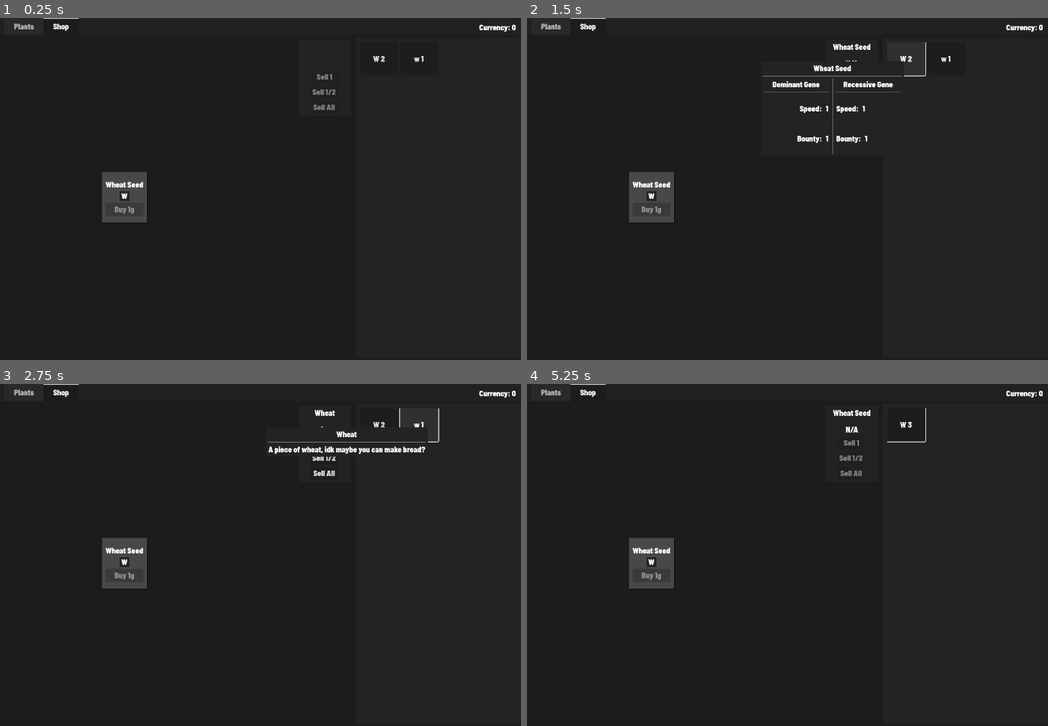
Above: before the commit, frames 1-4 (two rows, left to right).
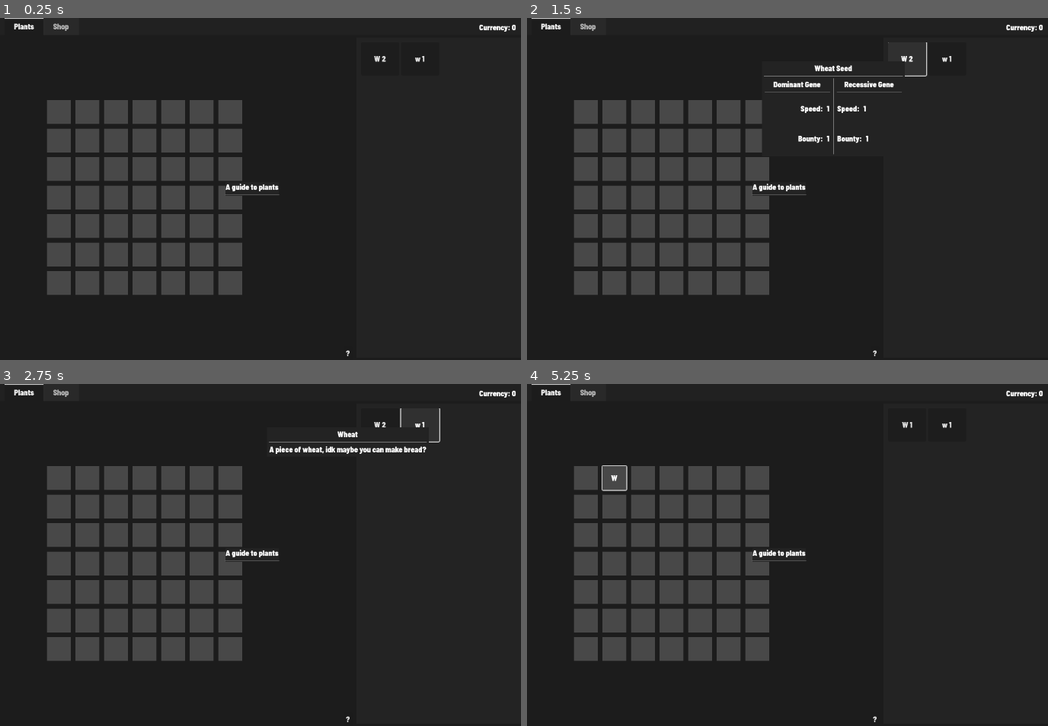
Above: after the commit, the same moments.

Repository: tylercchase/agricraft_godot
Game: Godot game, scene res://src/main.tscn
Same seed, same stepped clock (60 frames per second), same inputs: the game is played once before the commit and once after it. The engine's default icon, where the game draws it, is replaced by a stand-in: a white triangle on a blue panel in a dark square.
Inputs (mouse positions are in pixels of both pictures, inside the frame that each line leads up to):
- Up to frame 1 (0.25 s): no input
- Up to frame 2 (1.5 s): click (584, 113) at 0.52 s; click "W 2" at 1.25 s
- Up to frame 3 (2.75 s): click "w 1" at 2 s
- Up to frame 4 (5.25 s): click (850, 442) at 2.75 s, where only the run before the commit has a clickable "Sell 1"; click (652, 575) at 3.5 s, where only the run before the commit has a clickable "Buy 1g"; click (907, 425) at 4.25 s, where only the run before the commit has a clickable "W 3"; click (615, 479) at 5.02 s

The runs differ from the first frame. In frame 1, 15% of the frame differs, in the area x 0-82%, y 0-99%; in frame 2, 16%; in frame 3, 16%, in the area x 0-85%, y 0-99%; in frame 4, 16%.

Commit message:
feat: tooltip for mutation spot

Diff:
--- /dev/null
+++ b/src/guides/plant_guide.tscn
@@ -0,0 +1,18 @@
+[gd_scene format=3 uid="uid://7570ux4il3p3"]
+
+[node name="PlantGuide" type="PanelContainer"]
+anchors_preset = 15
+anchor_right = 1.0
+anchor_bottom = 1.0
+grow_horizontal = 2
+grow_vertical = 2
+
+[node name="VBoxContainer" type="VBoxContainer" parent="."]
+layout_mode = 2
+
+[node name="Label" type="Label" parent="VBoxContainer"]
+layout_mode = 2
+text = "A guide to plants"
+
+[node name="HSeparator" type="HSeparator" parent="VBoxContainer"]
+layout_mode = 2
--- a/src/main.tscn
+++ b/src/main.tscn
@@ -12,6 +12,7 @@
 [ext_resource type="Script" uid="uid://gk71eqjiho7u" path="res://src/managers/plant_manager.gd" id="6_kmhfv"]
 [ext_resource type="Script" uid="uid://cg42us3h16aru" path="res://src/managers/inventory_manager.gd" id="7_rlaii"]
 [ext_resource type="PackedScene" uid="uid://q7vq66m46nni" path="res://src/tooltip/tooltip.tscn" id="8_5mrjc"]
+[ext_resource type="PackedScene" uid="uid://7570ux4il3p3" path="res://src/guides/plant_guide.tscn" id="8_srxbw"]
 
 [node name="Control" type="Control"]
 layout_mode = 3
@@ -38,11 +39,10 @@
 grow_vertical = 2
 size_flags_horizontal = 3
 size_flags_stretch_ratio = 2.0
-current_tab = 1
+current_tab = 0
 tab_focus_mode = 0
 
 [node name="Plants" type="Control" parent="TabContainer"]
-visible = false
 layout_mode = 2
 metadata/_tab_index = 0
 
@@ -270,6 +270,7 @@
 inventory_manager = NodePath("../../../../../../../../../../../InventoryManager")
 
 [node name="Shop" type="MarginContainer" parent="TabContainer"]
+visible = false
 layout_mode = 2
 theme_override_constants/margin_left = 10
 theme_override_constants/margin_top = 10
@@ -374,3 +375,15 @@
 visible = false
 layout_mode = 0
 offset_right = 300.0
+
+[node name="CenterContainer" type="CenterContainer" parent="."]
+layout_mode = 1
+anchors_preset = 15
+anchor_right = 1.0
+anchor_bottom = 1.0
+grow_horizontal = 2
+grow_vertical = 2
+mouse_filter = 2
+
+[node name="PlantGuide" parent="CenterContainer" instance=ExtResource("8_srxbw")]
+layout_mode = 2
--- a/src/plant_box/plant_box.gd
+++ b/src/plant_box/plant_box.gd
@@ -22,6 +22,11 @@
 func _on_mouse_enter():
     if plant_resource:
         Events.emit_tooltip_change(Tooltip.Type.PLANT, plant_resource)
+    elif trellis:
+        Events.emit_tooltip_change(Tooltip.Type.ITEM, {
+            'name': 'Mutation Plot',
+            'description': 'This spot can grow a plant from parent crops'
+        })
 
 func _on_mouse_exit():
     Events.emit_tooltip_change(Tooltip.Type.NONE, null)
--- a/src/tooltip/item_tooltip.gd
+++ b/src/tooltip/item_tooltip.gd
@@ -1,6 +1,6 @@
 extends PanelContainer
 
 
-func setup(data: InventoryItem):
+func setup(data):
     %NameLabel.text = data.name
     %DescriptionLabel.text = data.description
Not shown: 1 places in src/main.tscn that only renumber resources
